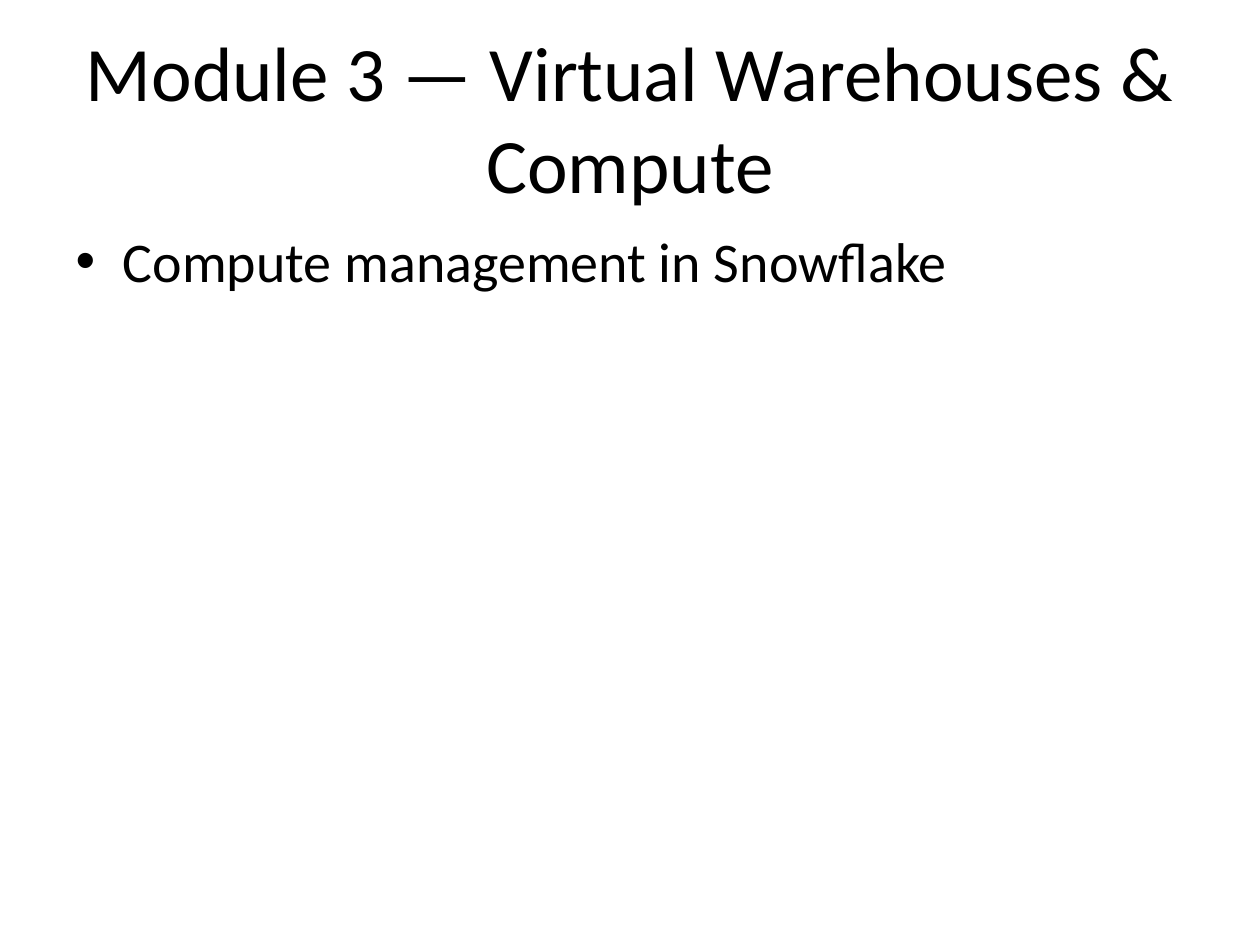
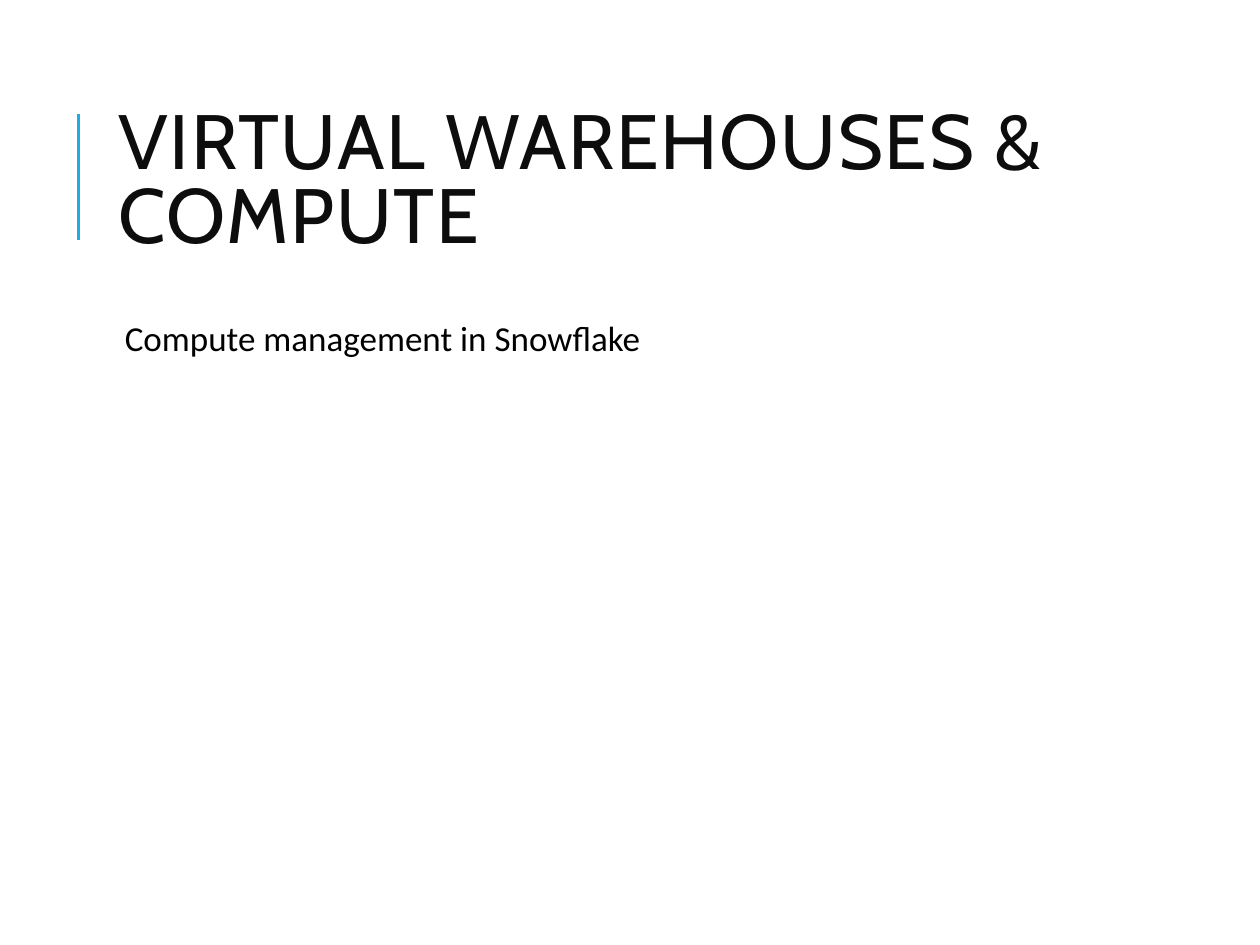
Before and after one commit to vikash-verma-profile/DE-Sig-March-2026, a slide deck: slide 22 of Week-2/Day-4/Snowflake_Modules_1_3.pptx. Drawn at 1260x945 pixels with LibreOffice and Linux fonts; fonts in the diff are those of the drawing. Boxes give left, top, right and bottom in pixels: in the first picture for what was removed or moved away, otherwise in the second. Text is boxed around its words. In the diff, an @@ line names an element or a change of style, - is before the commit and + after.

```diff
--- a/Week-2/Day-4/Snowflake_Modules_1_3.pptx
+++ b/Week-2/Day-4/Snowflake_Modules_1_3.pptx
@@ line added from (78, 239) to (78, 113), #1CADE4 1.5 pt @@
@@ title at box(118, 114, 975, 244): text changed; font Calibri to Cabin; text colour #000000 to #0D0D0D @@
-Module 3 — Virtual Warehouses & Compute
+VIRTUAL WAREHOUSES & COMPUTE
@@ text "Compute management in Snowflake": place and size @@
-text "Compute management in Snowflake" at box(123, 243, 947, 292)
+text "Compute management in Snowflake" at box(125, 326, 641, 357)
@@ text "Compute management in Snowflake" at box(125, 326, 641, 357): size 32 to 20 pt; bullet • to  ; line spacing 1 to 0.9; more space between paragraphs @@
```
Also in this commit, not shown: 27 other slides changed, 5 other files.
